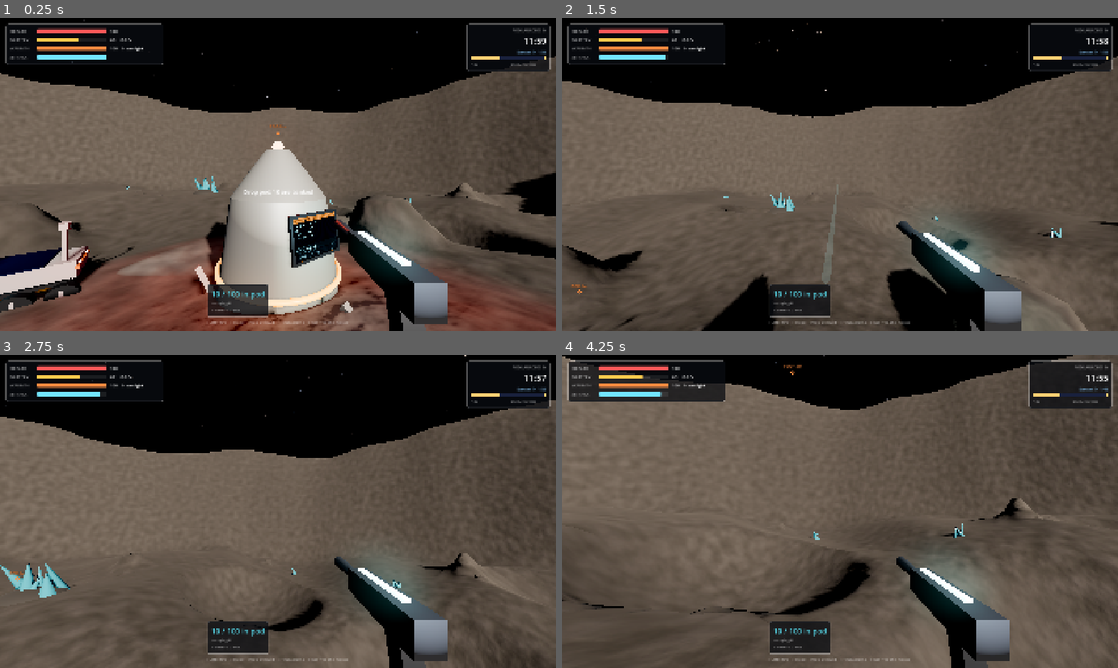
Above: before the commit, frames 1-4 (two rows, left to right).
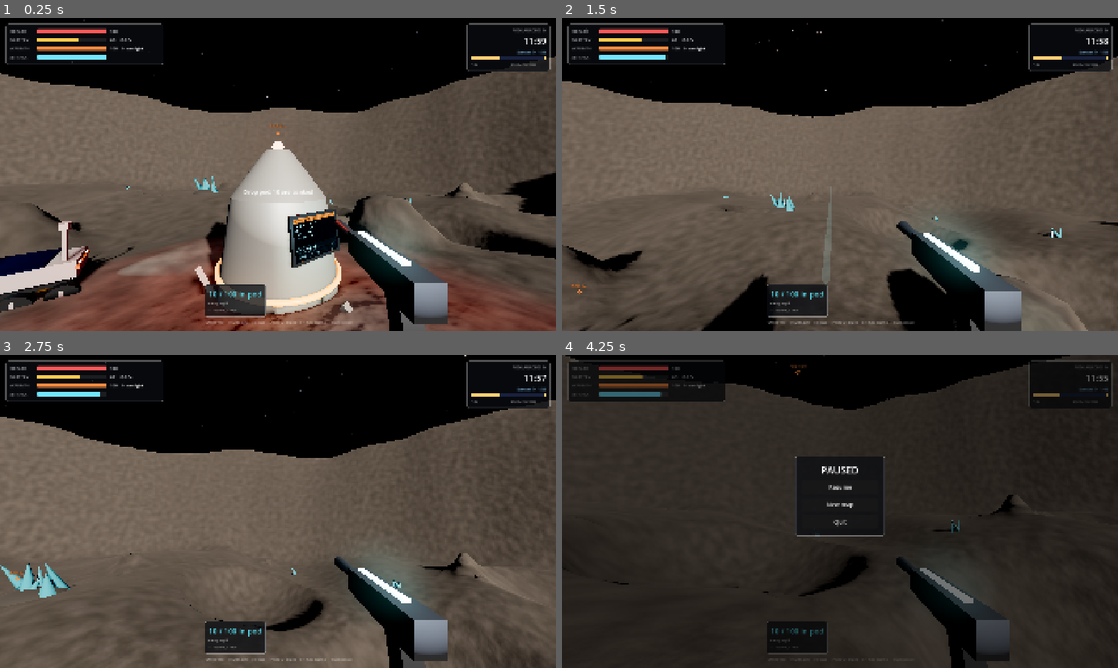
Above: after the commit, the same moments.

Repository: devonbacon/rockhopper
Game: Godot game, scene res://game/game.tscn
Two runs of this game, one before a commit and one after it. Both use one fixed random seed, a clock stepped at 60 frames per second and the inputs below.
Inputs (mouse positions are in pixels of both pictures, inside the frame that each line leads up to):
- Up to frame 1 (0.25 s): no input
- Up to frame 2 (1.5 s): tap Enter at 0.5 s; move the mouse to (867, 174) at 0.52 s; hold Shift 0.53-1.28 s; hold W from 0.53 s (still down); click (867, 174) at 0.67 s; tap Space at 0.77, 1.07 s; tap E at 0.8, 1.35 s; move the mouse to (812, 174) at 1.27 s; click (812, 174) at 1.42 s
- Up to frame 3 (2.75 s): keep holding W; tap Space at 1.52, 1.82 s; tap Shift at 1.55 s; move the mouse to (289, 505) at 2.02 s; hold Shift from 2.03 s (still down); click (289, 505) at 2.17 s; tap E at 2.3 s
- Up to frame 4 (4.25 s): keep holding W; move the mouse to (834, 517) at 2.77 s; release Shift at 2.78 s; tap R at 2.85 s; click (834, 517) at 2.92 s; tap Space at 3.02, 3.32, 3.77, 4.07 s; tap Shift at 3.05 s; move the mouse to (878, 514) at 3.52 s; hold E from 3.53 s (still down); tap Q at 3.6 s; click (878, 514) at 3.67 s; tap Escape at 4.15 s

The runs differ from the first frame. In frame 1, 0.4% of the frame differs, in the area x 36-64%, y 85-98%; in frame 2, 0.6%; in frame 3, 0.4%; in frame 4, 85%, in the area x 0-100%, y 0-100%.

Commit message:
Pause on Esc, and give the gun bloom and aim down sights
Esc pauses, with Resume, New map and Quit; Esc again resumes.

Shots land in a cone that widens as you fire, move or jump and settles
back, shown by ticks round the crosshair. Holding right mouse aims down
the sights: zoomed in, gun centred, the cone much tighter, but walking
slowly and no running.

Co-Authored-By: Claude Opus 5.5 <noreply@anthropic.com>

Diff:
--- a/game/game.gd
+++ b/game/game.gd
@@ -613,6 +613,9 @@
 	if _args.has("radial"):
 		player.radial_open = true
 		player.radial_choice = int(_args.radial)
+	player.debug_aim = _args.has("aim")
+	if _args.has("pause"):
+		hud.set_paused(true)
 	if _args.has("pitch"):
 		player.look(deg_to_rad(float(_args.pitch)))
 	if _args.has("shot"):
--- a/player/player.gd
+++ b/player/player.gd
@@ -32,6 +32,20 @@
 ## you, in case the jetpack gets you up it.
 const BOUNDS := Terrain.FLOOR_RADIUS + 9.0
 const FIRE_EVERY := 0.14
+const FOV := 80.0
+const ADS_FOV := 52.0
+const ADS_SPEED := 2.4
+const HIP_GUN := Vector3(0.2, -0.17, -0.36)
+const ADS_GUN := Vector3(0.0, -0.1, -0.3)
+## Bloom, in degrees: the cone shots land in. It rests wider moving, grows
+## with each shot, and settles back.
+const HIP_SPREAD := 1.2
+const ADS_SPREAD := 0.15
+const MOVING_SPREAD := 2.5
+const HIP_KICK := 0.9
+const ADS_KICK := 0.35
+const MAX_SPREAD := 7.0
+const SETTLE := 9.0
 const DAMAGE := 10.0
 const GUN_RANGE := 60.0
 const SENSITIVITY := 0.0025
@@ -72,6 +86,10 @@
 var _screen: Screen
 var _cooldown := 0.0
 var _recoil := 0.0
+var aiming := false
+var debug_aim := false
+var spread := HIP_SPREAD
+var _ads := 0.0
 var _gun: Node3D
 var _muzzle: Node3D
 var _muzzle_light: OmniLight3D
@@ -93,7 +111,7 @@
 	_head.position.y = HEIGHT - 0.15
 	add_child(_head)
 	camera = Camera3D.new()
-	camera.fov = 80.0
+	camera.fov = FOV
 	camera.near = 0.05
 	camera.far = 1500.0
 	_head.add_child(camera)
@@ -154,8 +172,9 @@
 				radial_choice = roundi(turn / (TAU / BUILD.size())) % BUILD.size()
 		return
 	if event is InputEventMouseMotion and captured:
-		rotate_object_local(Vector3.UP, -event.relative.x * SENSITIVITY)
-		look(clampf(_pitch - event.relative.y * SENSITIVITY, -1.5, 1.5))
+		var sensitivity := SENSITIVITY * camera.fov / FOV
+		rotate_object_local(Vector3.UP, -event.relative.x * sensitivity)
+		look(clampf(_pitch - event.relative.y * sensitivity, -1.5, 1.5))
 	elif event is InputEventMouseButton and event.pressed:
 		if !captured:
 			Input.mouse_mode = Input.MOUSE_MODE_CAPTURED
@@ -165,7 +184,6 @@
 			tool = &""
 	elif event is InputEventKey and event.pressed and !event.echo:
 		match event.physical_keycode:
-			KEY_ESCAPE: Input.mouse_mode = Input.MOUSE_MODE_VISIBLE
 			KEY_F: headlamp.visible = !headlamp.visible
 
 
@@ -177,7 +195,11 @@
 	var input := Vector2.ZERO
 	if playing:
 		input = Vector2(_axis(KEY_D, KEY_A), _axis(KEY_W, KEY_S)).limit_length(1.0)
-	var speed := RUN if Input.is_physical_key_pressed(KEY_SHIFT) else WALK
+	var captured := Input.mouse_mode == Input.MOUSE_MODE_CAPTURED
+	aiming = playing and (debug_aim or captured and tool == &"" and !radial_open and Input.is_mouse_button_pressed(MOUSE_BUTTON_RIGHT))
+	_ads = move_toward(_ads, 1.0 if aiming else 0.0, delta * 7.0)
+	camera.fov = lerpf(FOV, ADS_FOV, _ads)
+	var speed := ADS_SPEED if aiming else (RUN if Input.is_physical_key_pressed(KEY_SHIFT) else WALK)
 	var wish := (global_basis.x * input.x - global_basis.z * input.y) * speed
 	var jump_held := playing and Input.is_physical_key_pressed(KEY_SPACE)
 	jetting = false
@@ -206,7 +228,12 @@
 	_cooldown = maxf(0.0, _cooldown - delta)
 	_recoil = maxf(0.0, _recoil - delta * 12.0)
 	_muzzle_light.light_energy = _recoil * 3.0
-	_gun.position.z = -0.36 + _recoil * 0.04
+	_gun.position = HIP_GUN.lerp(ADS_GUN, _ads) + Vector3(0, 0, _recoil * 0.04)
+	var moving := clampf(Vector2(velocity.x, velocity.z).length() / RUN, 0.0, 1.0)
+	var rest := lerpf(HIP_SPREAD, ADS_SPREAD, _ads) + moving * MOVING_SPREAD * lerpf(1.0, 0.3, _ads)
+	if !is_on_floor():
+		rest += 2.0
+	spread = move_toward(spread, rest, SETTLE * delta) if spread > rest else rest
 	if playing:
 		_use(delta)
 		_aim_ghost()
@@ -354,7 +381,11 @@
 	_cooldown = FIRE_EVERY
 	_recoil = 1.0
 	var from := camera.global_position
-	var to := from - camera.global_basis.z * GUN_RANGE
+	var angle := deg_to_rad(spread) * sqrt(randf())
+	var around := randf() * TAU
+	var dir := (camera.global_basis * Vector3(tan(angle) * cos(around), tan(angle) * sin(around), -1.0)).normalized()
+	var to := from + dir * GUN_RANGE
+	spread = minf(MAX_SPREAD, spread + lerpf(HIP_KICK, ADS_KICK, _ads))
 	var query := PhysicsRayQueryParameters3D.create(from, to, Terrain.ROCK_LAYER | Fixture.LAYER | Spider.LAYER, [get_rid()])
 	var hit := get_world_3d().direct_space_state.intersect_ray(query)
 	if !hit.is_empty():
@@ -392,7 +423,7 @@
 
 func _build_gun() -> void:
 	_gun = Node3D.new()
-	_gun.position = Vector3(0.2, -0.17, -0.36)
+	_gun.position = HIP_GUN
 	_gun.scale = Vector3.ONE * 0.55
 	camera.add_child(_gun)
 	var metal := StandardMaterial3D.new()
--- a/ui/hud.gd
+++ b/ui/hud.gd
@@ -42,6 +42,7 @@
 var _outcome_text: Label
 var _frost_material: ShaderMaterial
 var _hurt_material: ShaderMaterial
+var _pause: Control
 ## Where you stand, whether the sun reaches you at even steps over the next
 ## turn, refreshed every so often.
 var _forecast: Array[bool] = []
@@ -49,6 +50,7 @@
 
 
 func _ready() -> void:
+	process_mode = Node.PROCESS_MODE_ALWAYS
 	_frost_material = ShaderMaterial.new()
 	_frost_material.shader = load("res://ui/frost.gdshader")
 	var frost := ColorRect.new()
@@ -82,6 +84,49 @@
 	_outcome = _panel(_outcome_text, 28)
 	_place(_outcome, Vector2(0.5, 0.4), Vector2.ZERO, Control.GROW_DIRECTION_BOTH, Control.GROW_DIRECTION_BOTH)
 	add_child(_outcome)
+	_build_pause()
+
+
+func _unhandled_input(event: InputEvent) -> void:
+	if event is InputEventKey and event.pressed and !event.echo and event.physical_keycode == KEY_ESCAPE:
+		set_paused(!get_tree().paused)
+		get_viewport().set_input_as_handled()
+
+
+func set_paused(paused: bool) -> void:
+	get_tree().paused = paused
+	_pause.visible = paused
+	var playing := game.state == Game.State.PLAYING
+	Input.mouse_mode = Input.MOUSE_MODE_CAPTURED if !paused and playing else Input.MOUSE_MODE_VISIBLE
+
+
+func _build_pause() -> void:
+	_pause = ColorRect.new()
+	_pause.color = Color(0, 0, 0, 0.55)
+	_pause.set_anchors_preset(Control.PRESET_FULL_RECT)
+	_pause.visible = false
+	add_child(_pause)
+	var column := VBoxContainer.new()
+	column.add_theme_constant_override("separation", 12)
+	var title := _label(34)
+	title.text = "PAUSED"
+	title.horizontal_alignment = HORIZONTAL_ALIGNMENT_CENTER
+	column.add_child(title)
+	for entry: Array in [["Resume", func() -> void: set_paused(false)],
+			["New map", func() -> void:
+				get_tree().paused = false
+				get_tree().reload_current_scene()],
+			["Quit", func() -> void: get_tree().quit()]]:
+		var button := Button.new()
+		button.text = entry[0]
+		button.custom_minimum_size = Vector2(260, 48)
+		button.add_theme_font_size_override("font_size", 20)
+		button.pressed.connect(entry[1])
+		column.add_child(button)
+	var panel := _panel(column, 24)
+	_place(panel, Vector2(0.5, 0.45), Vector2.ZERO, Control.GROW_DIRECTION_BOTH, Control.GROW_DIRECTION_BOTH)
+	panel.mouse_filter = Control.MOUSE_FILTER_PASS
+	_pause.add_child(panel)
 
 
 func _process(delta: float) -> void:
@@ -250,7 +295,7 @@
 	if game.player.tool != &"":
 		_hint.text = "%s in hand    [LMB] build    [RMB] put away" % NAMES[game.player.tool]
 	else:
-		_hint.text = "[LMB] fire    [E] use    [Hold Q] build    [F] headlamp    [Esc] free the mouse"
+		_hint.text = "[LMB] fire    [RMB] aim    [E] use    [Hold Q] build    [F] headlamp    [Esc] pause"
 
 
 ## A buildable's icon, about 50 px across, centred on centre.
@@ -283,6 +328,11 @@
 	var centre := _overlay.size * 0.5
 	var player := game.player
 	_overlay.draw_circle(centre, 2.5, Color(1, 1, 1, 0.85))
+	if player.tool == &"" and !player.radial_open:
+		var camera := player.camera
+		var bloom := tan(deg_to_rad(player.spread)) / tan(deg_to_rad(camera.fov * 0.5)) * _overlay.size.y * 0.5 + 5.0
+		for side in [Vector2.UP, Vector2.DOWN, Vector2.LEFT, Vector2.RIGHT]:
+			_overlay.draw_line(centre + side * bloom, centre + side * (bloom + 8.0), Color(1, 1, 1, 0.8), 2.0)
 	if player.progress > 0.0:
 		_overlay.draw_arc(centre, 16, 0, TAU, 32, Color(1, 1, 1, 0.15), 3.0)
 		_overlay.draw_arc(centre, 16, -PI * 0.5, -PI * 0.5 + TAU * minf(player.progress, 1.0), 32, ORE_COLOR, 3.0)
Not shown, changed: README.md
